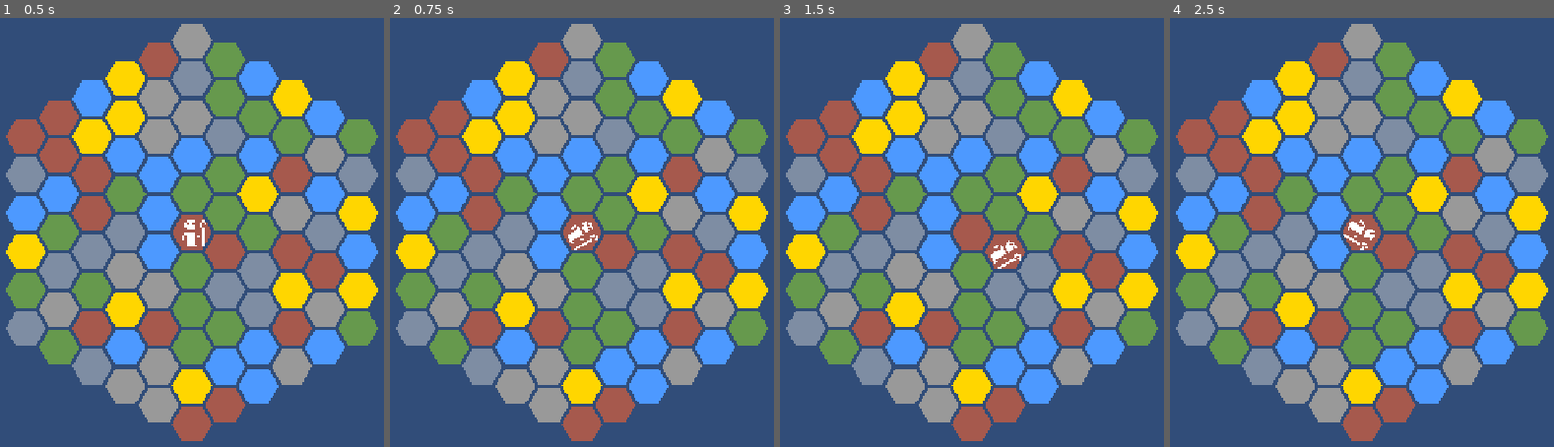
Above: before the commit, frames 1-4 (left to right).
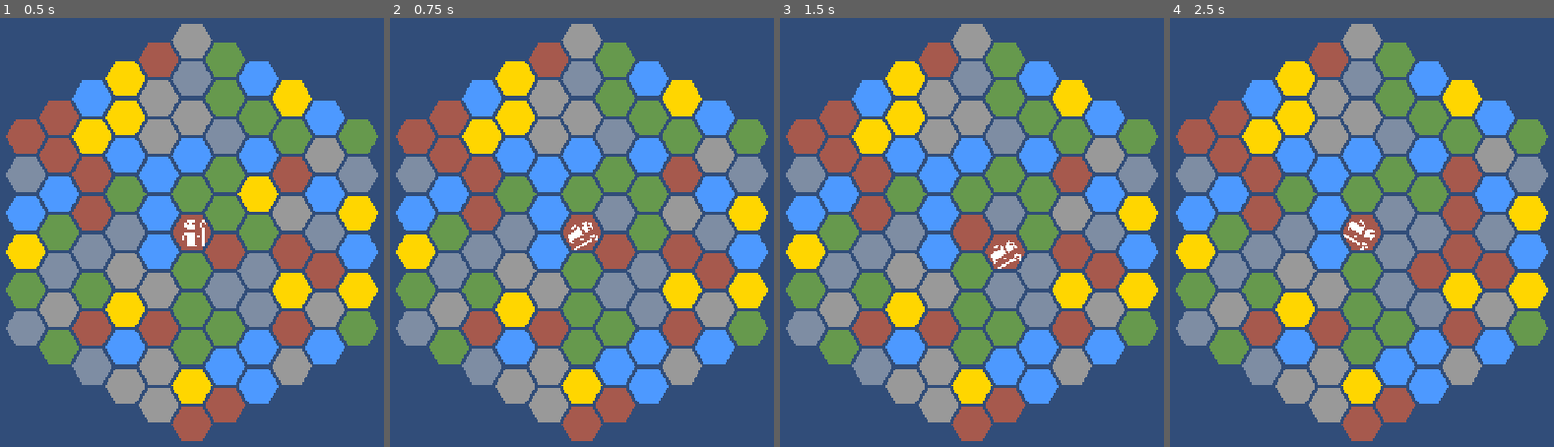
Above: after the commit, the same moments.

Repository: scunningham777/spaes-wrzrds
Game: Godot game, scene res://scenes/planet.tscn
Same seed, same stepped clock (60 frames per second), same inputs: the game is played once before the commit and once after it. This scene is started directly instead of the project's main scene.
Inputs:
- Up to frame 1 (0.5 s): no input
- Up to frame 2 (0.75 s): tap Enter (ui_accept) at 0.5 s; hold D (hex_right) from 0.53 s (still down); hold F (push, bound only after the commit) from 0.53 s (still down)
- Up to frame 3 (1.5 s): tap Enter (ui_accept) at 0.77, 1.25 s; release D (hex_right) at 1.28 s; release F (push, bound only after the commit) at 1.28 s; hold X (hex_down) from 1.28 s (still down); tap E (hex_ne) at 1.35 s
- Up to frame 4 (2.5 s): tap Enter (ui_accept) at 1.52, 2 s; tap F (push, bound only after the commit) at 1.55, 2.3 s; release X (hex_down) at 2.03 s; hold D (hex_right) from 2.03 s (still down); hold Q (hex_nw) from 2.03 s (still down)

Frame 1 is identical in both runs. In frame 2, 1.3% of the frame differs, in the area x 53-73%, y 36-50%; in frame 3, 1.3%; in frame 4, 3.8%, in the area x 53-82%, y 36-64%.

Commit message:
Add tile push (F) on planets, ported from Unity
- TileGrid.try_push_tile / try_push_in_front and the placeholder combine rule, from
  TileGridManager.TryPushTile; tile_changed signal so views redraw
- TileInteraction node (from TileInteractionManager) maps the new "push" action (F)
  to a push at the wizard's position and facing
- Pushed tiles persist across revisits since the planet's stored grid is mutated
- Tests for move, combine, failure cases, and F in the planet scene

Co-Authored-By: Claude Opus 5.5 <noreply@anthropic.com>
Claude-Session: https://claude.ai/code/session_01Fy3oHrvidQwwoQouWe8HeV

Diff:
--- a/project.godot
+++ b/project.godot
@@ -27,6 +27,11 @@
 
 [input]
 
+push={
+"deadzone": 0.2,
+"events": [Object(InputEventKey,"resource_local_to_scene":false,"resource_name":"","device":-1,"window_id":0,"alt_pressed":false,"shift_pressed":false,"ctrl_pressed":false,"meta_pressed":false,"pressed":false,"keycode":0,"physical_keycode":70,"key_label":0,"unicode":0,"location":0,"echo":false,"script":null)
+]
+}
 hex_nw={
 "deadzone": 0.2,
 "events": [Object(InputEventKey,"resource_local_to_scene":false,"resource_name":"","device":-1,"window_id":0,"alt_press …(190 unchanged characters)…
--- a/scenes/planet.tscn
+++ b/scenes/planet.tscn
@@ -4,6 +4,7 @@
 [ext_resource type="Script" uid="uid://cv5u5ib10wwx7" path="res://scripts/hex_board.gd" id="2_board"]
 [ext_resource type="Script" path="res://scripts/tile_grid_view.gd" id="3_tiles"]
 [ext_resource type="PackedScene" path="res://scenes/wizard.tscn" id="4_wizard"]
+[ext_resource type="Script" path="res://scripts/tile_interaction.gd" id="5_interaction"]
 
 [node name="Planet" type="Node2D"]
 script = ExtResource("1_planet")
@@ -32,3 +33,8 @@
 script = ExtResource("3_tiles")
 
 [node name="Wizard" parent="HexBoard" instance=ExtResource("4_wizard")]
+
+[node name="TileInteraction" type="Node" parent="." node_paths=PackedStringArray("player", "tiles")]
+script = ExtResource("5_interaction")
+player = NodePath("../HexBoard/Wizard")
+tiles = NodePath("../HexBoard/TileGridView")
--- a/scripts/core/tile_grid.gd
+++ b/scripts/core/tile_grid.gd
@@ -3,6 +3,8 @@
 
 # Hexagon-shaped board of tiles, ported from Unity's TileExplore.TileGridManager. Starts all
 # Empty; TileGridGenerator fills in resource types.
+
+signal tile_changed(coord: Vector2i, type: TileType)
 
 enum TileType {
 	EMPTY,
@@ -34,3 +36,33 @@
 func set_tile(coord: Vector2i, type: TileType) -> void:
 	assert(tiles.has(coord), "Coord %s is not on the grid" % coord)
 	tiles[coord] = type
+	tile_changed.emit(coord, type)
+
+
+# Pushes the tile at from_coord into to_coord. If to_coord is Empty, the tile simply moves.
+# If to_coord already holds something, the two combine (placeholder rule) into to_coord.
+# Returns false (no change) if from_coord has nothing to push, or to_coord isn't part of the grid.
+func try_push_tile(from_coord: Vector2i, to_coord: Vector2i) -> bool:
+	if not tiles.has(from_coord) or tiles[from_coord] == TileType.EMPTY:
+		return false
+	if not tiles.has(to_coord):
+		return false
+
+	var from_type := tiles[from_coord]
+	var to_type := tiles[to_coord]
+	set_tile(to_coord, from_type if to_type == TileType.EMPTY else _combine_placeholder(from_type, to_type))
+	set_tile(from_coord, TileType.EMPTY)
+	return true
+
+
+# Pushes the tile directly in front of an actor one more hex along its facing.
+func try_push_in_front(actor_coord: Vector2i, facing: Vector2i) -> bool:
+	var front := actor_coord + facing
+	return try_push_tile(front, front + facing)
+
+
+# Deterministic stand-in for real combine recipes, which don't exist yet.
+static func _combine_placeholder(a: TileType, b: TileType) -> TileType:
+	var non_empty_count := TileType.size() - 1
+	var combined_index := (a - 1 + b - 1) % non_empty_count
+	return (combined_index + 1) as TileType
--- a/scripts/tile_grid_view.gd
+++ b/scripts/tile_grid_view.gd
@@ -19,7 +19,11 @@
 
 var grid: TileGrid:
 	set(value):
+		if grid != null and grid.tile_changed.is_connected(_on_tile_changed):
+			grid.tile_changed.disconnect(_on_tile_changed)
 		grid = value
+		if grid != null:
+			grid.tile_changed.connect(_on_tile_changed)
 		queue_redraw()
 
 @onready var board: HexBoard = get_parent() as HexBoard
@@ -27,6 +31,10 @@
 
 func color_for(type: TileGrid.TileType) -> Color:
 	return TILE_COLORS.get(type, Color.WHITE)
+
+
+func _on_tile_changed(_coord: Vector2i, _type: TileGrid.TileType) -> void:
+	queue_redraw()
 
 
 func _draw() -> void:
--- /dev/null
+++ b/scripts/tile_interaction.gd
@@ -0,0 +1,23 @@
+class_name TileInteraction
+extends Node
+
+# Ported from Unity TileExplore.TileInteractionManager: maps interaction keys to TileGrid
+# operations at the player's position/facing. Extract (R) comes later.
+
+@export var player: HexPlayerController
+@export var tiles: TileGridView
+
+
+func _unhandled_input(event: InputEvent) -> void:
+	if event.is_action_pressed("push"):
+		_try_push()
+		get_viewport().set_input_as_handled()
+
+
+func _try_push() -> void:
+	var mover := player.mover
+	var front := mover.coord + mover.facing
+	if tiles.grid.try_push_in_front(mover.coord, mover.facing):
+		print("Pushed tile from %s to %s" % [front, front + mover.facing])
+	else:
+		print("Can't push tile from %s to %s" % [front, front + mover.facing])
--- a/tests/smoke_test.gd
+++ b/tests/smoke_test.gd
@@ -89,6 +89,30 @@
 	_check(all_empty.tiles.values().all(func(t: int) -> bool: return t == TileGrid.TileType.EMPTY),
 		"gen: probability 1 gives all Empty")
 
+	# Push (TileGrid.try_push_tile, ported from Unity).
+	var T := TileGrid.TileType
+	var pg := TileGrid.new(2)
+	var changes: Array[Vector2i] = []
+	pg.tile_changed.connect(func(c: Vector2i, _t: int) -> void: changes.append(c))
+	pg.set_tile(Vector2i(0, 1), T.GOLD_ORE)
+	changes.clear()
+	_check(pg.try_push_in_front(Vector2i.ZERO, Vector2i(0, 1)), "push: tile in front moves")
+	_check(pg.get_tile(Vector2i(0, 1)) == T.EMPTY and pg.get_tile(Vector2i(0, 2)) == T.GOLD_ORE,
+		"push: Gold moved from (0,1) to (0,2)")
+	_check(changes.size() == 2, "push: tile_changed fires for both hexes")
+	_check(not pg.try_push_tile(Vector2i(0, 1), Vector2i(0, 2)), "push: nothing to push from Empty")
+	_check(not pg.try_push_tile(Vector2i(0, 2), Vector2i(0, 3)) and pg.get_tile(Vector2i(0, 2)) == T.GOLD_ORE,
+		"push: can't push off the grid, no change")
+	pg.set_tile(Vector2i(1, 0), T.GOLD_ORE)
+	pg.set_tile(Vector2i(2, 0), T.WATER_SPRING)
+	pg.try_push_tile(Vector2i(1, 0), Vector2i(2, 0))
+	_check(pg.get_tile(Vector2i(1, 0)) == T.EMPTY and pg.get_tile(Vector2i(2, 0)) == T.WATER_SPRING,
+		"push: Gold + Water combines to Water (placeholder)")
+	pg.set_tile(Vector2i(-1, 0), T.TIMBER)
+	pg.set_tile(Vector2i(-2, 0), T.STONE_OUTCROP)
+	pg.try_push_tile(Vector2i(-1, 0), Vector2i(-2, 0))
+	_check(pg.get_tile(Vector2i(-2, 0)) == T.IRON_DEPOSIT, "push: Timber + Stone combines to Iron (placeholder)")
+
 	var state := GameState.new()
 	var first := state.get_or_generate_grid(&"x", 5, 0.15)
 	_check(state.get_or_generate_grid(&"x", 5, 0.15) == first, "state: same id returns the stored grid")
@@ -203,6 +227,14 @@
 	_check(bg.color.is_equal_approx(Color(0.19215687, 0.3019608, 0.4745098)), "planet: blue background")
 	_check(not (current_scene.get_node("HexBoard") as HexBoard).draw_outlines, "planet: no outlines")
 
+	# Push with F: wizard at (0,0) faces N on the flat-top planet, so (0,1) -> (0,2).
+	tiles.grid.set_tile(Vector2i(0, 1), TileGrid.TileType.GOLD_ORE)
+	tiles.grid.set_tile(Vector2i(0, 2), TileGrid.TileType.EMPTY)
+	_press(KEY_F)
+	_check(tiles.grid.get_tile(Vector2i(0, 1)) == TileGrid.TileType.EMPTY
+		and tiles.grid.get_tile(Vector2i(0, 2)) == TileGrid.TileType.GOLD_ORE, "planet: F pushes the tile in front")
+	tiles_snapshot = tiles.grid.tiles.duplicate()  # pushed state should survive a revisit
+
 	_press(KEY_ESCAPE)
 	await process_frame
 	await process_frame
Not shown, added: scripts/tile_interaction.gd.uid
